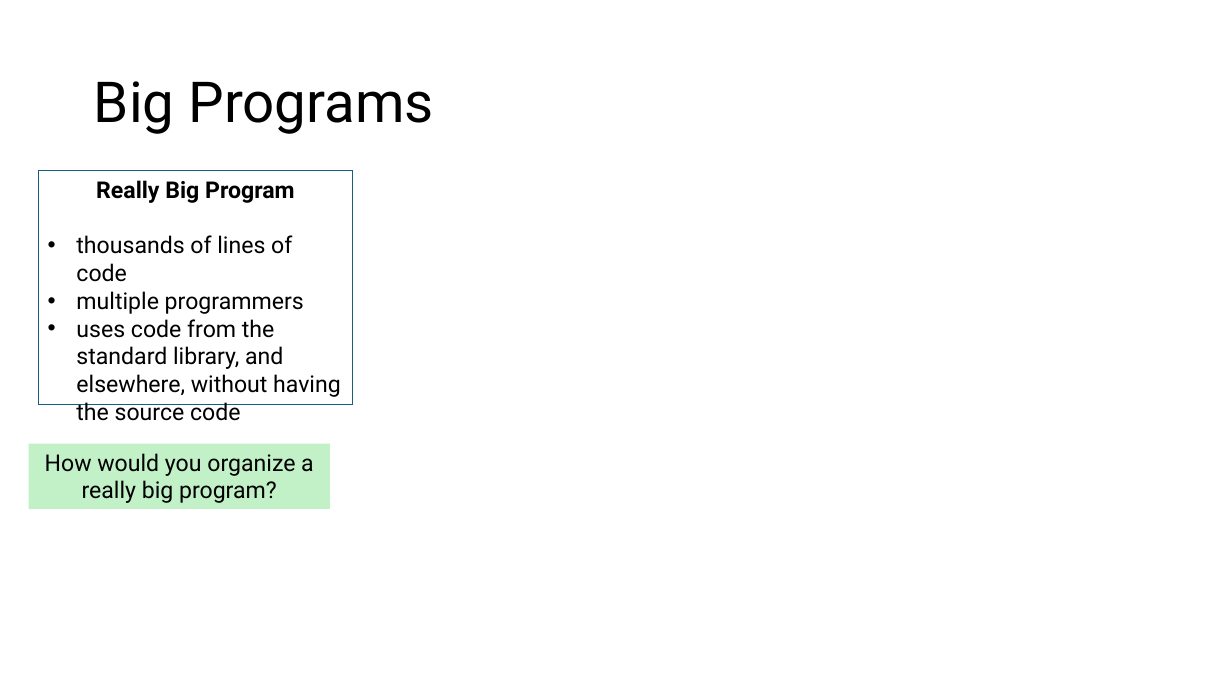
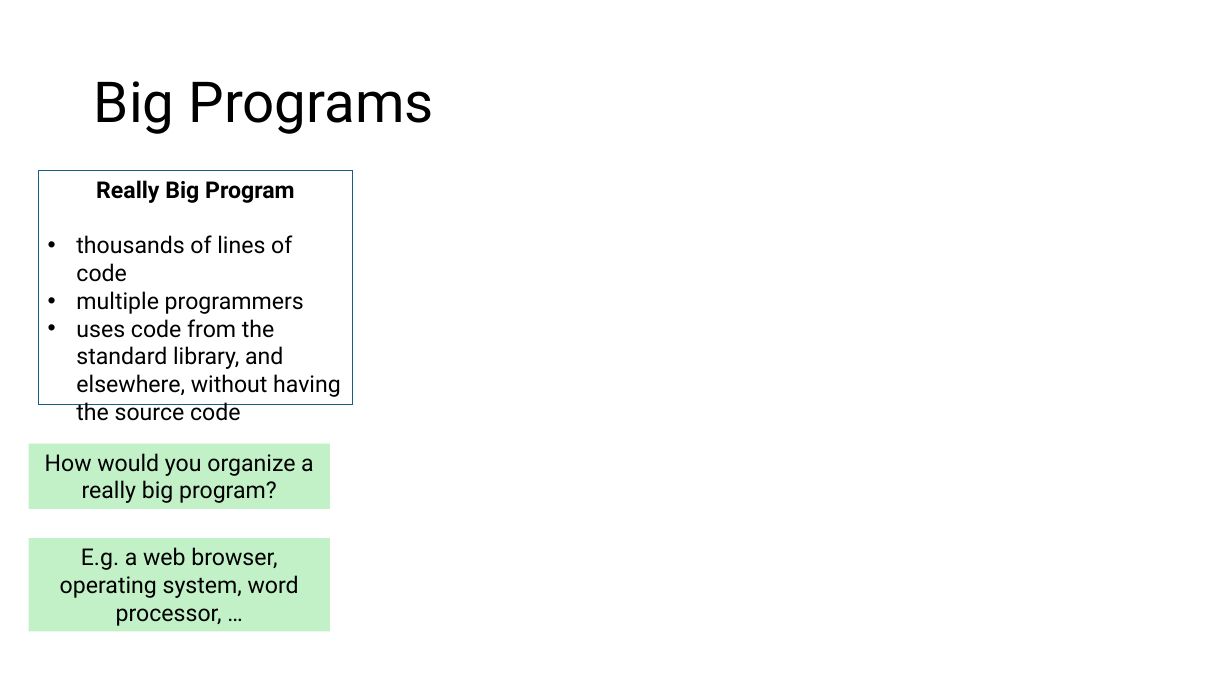
Before and after one commit to tjd1234/cmpt125spring2026, a slide deck: slide 25 of notes/week8/week8.pptx (slide 23 before the commit). Drawn at 1232x693 pixels with LibreOffice and Linux fonts; fonts in the diff are those of the drawing. Boxes give left, top, right and bottom in pixels: in the first picture for what was removed or moved away, otherwise in the second. Text is boxed around its words. In the diff, an @@ line names an element or a change of style, - is before the commit and + after.

```diff
--- a/notes/week8/week8.pptx
+++ b/notes/week8/week8.pptx
@@ rectangle added at <box>29,538,330,631</box>, fill #C2F1C8, 18 pt, text #000000 @@
+E.g. a web browser, operating system, word processor, …
```
Also in this commit, not shown: 21 other slides changed, 20 slides added, 6 other files.
